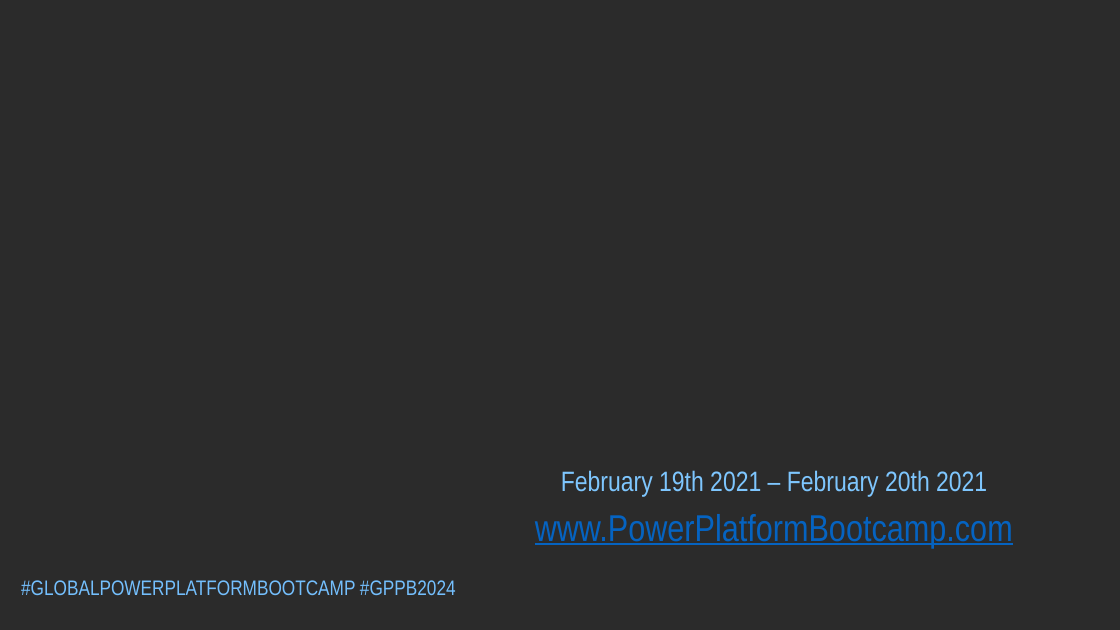
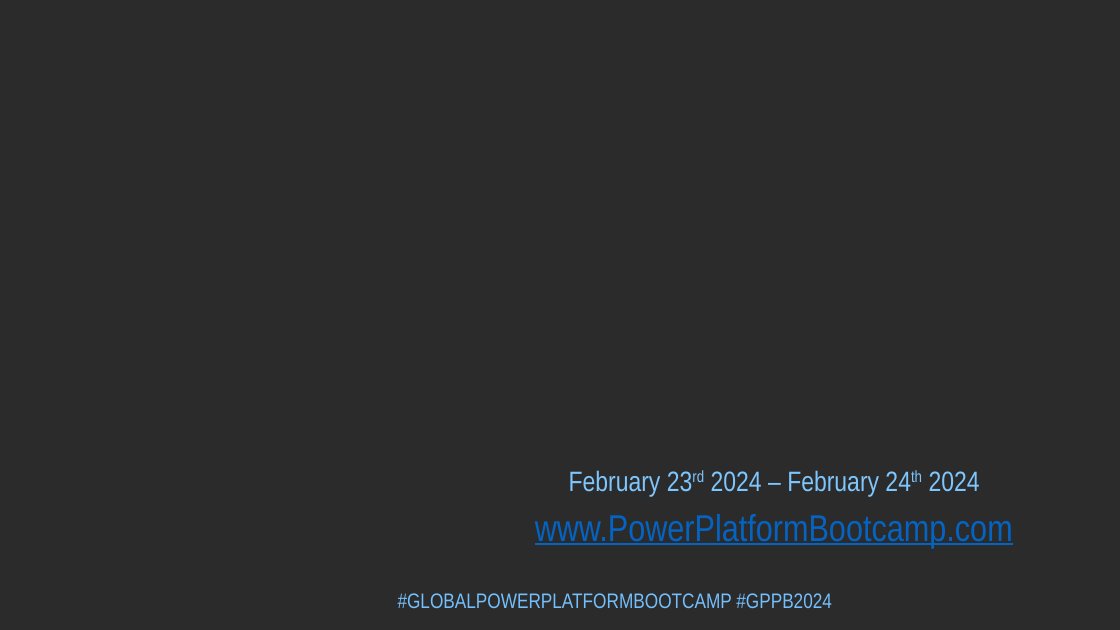
Before and after one commit to Global-Power-Platform-Bootcamp/GPPB2024, a slide deck: slide 2 of Event Materials/Speaker/GPPB2023 Speaker Social Share Deck.pptx. Drawn at 1120x630 pixels with LibreOffice and Linux fonts; fonts in the diff are those of the drawing; background and template pictures are left out; a plain dark background stands for a picture behind light text. Boxes give left, top, right and bottom in pixels: in the first picture for what was removed or moved away, otherwise in the second. Text is boxed around its words. In the diff, an @@ line names an element or a change of style, - is before the commit and + after.

```diff
--- a/Event Materials/Speaker/GPPB2023 Speaker Social Share Deck.pptx
+++ b/Event Materials/Speaker/GPPB2023 Speaker Social Share Deck.pptx
@@ text at [569,470,980,497]: text changed @@
-February 19th 2021 – February 20th 2021
+February 23rd 2024 – February 24th 2024
@@ text "#GLOBALPOWERPLATFORMBOOTCAMP #GPPB2024": place and size @@
-text "#GLOBALPOWERPLATFORMBOOTCAMP #GPPB2024" at [21,580,456,595]
+text "#GLOBALPOWERPLATFORMBOOTCAMP #GPPB2024" at [398,593,832,608]
```
Also in this commit, not shown: 3 slides added, 3 slides removed.
